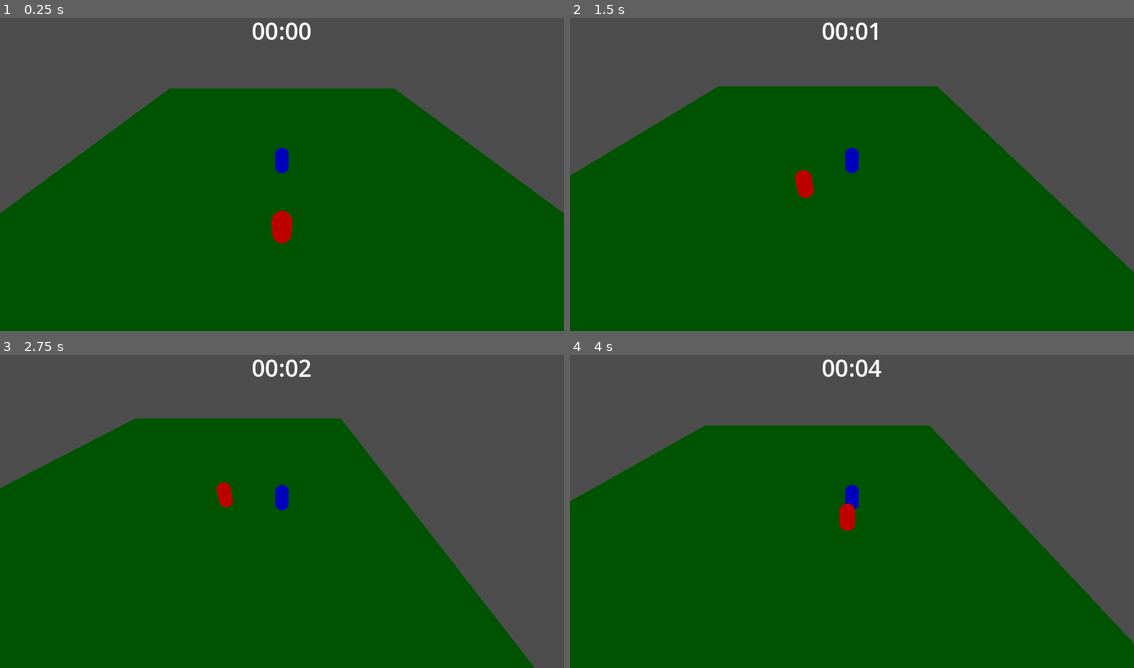
Above: before the commit, frames 1-4 (two rows, left to right).
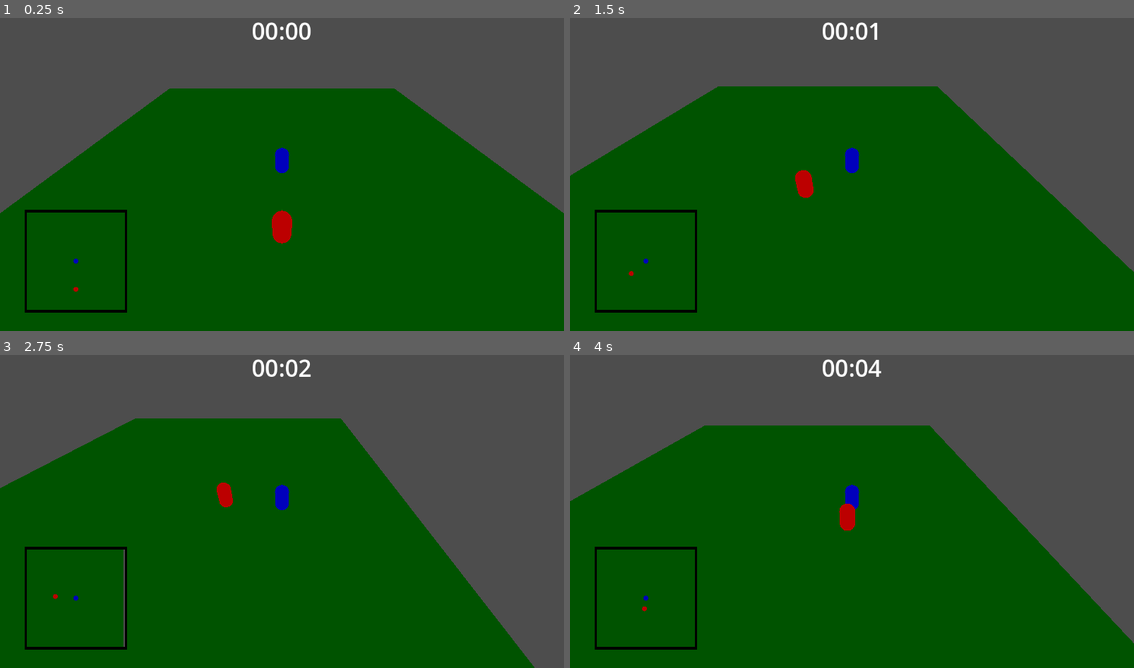
Above: after the commit, the same moments.

Repository: mugrilo18/Enemy-Escape
Game: Godot game, scene res://Scenes/main.tscn
The game is run twice, just before and just after one commit, with the same random seed, the same clock (stepped at 60 frames per second) and the same inputs.
Inputs:
- Up to frame 1 (0.25 s): no input
- Up to frame 2 (1.5 s): hold Right (ui_right) 0.53-1.28 s; hold Down (ui_down) from 1.28 s (still down)
- Up to frame 3 (2.75 s): release Down (ui_down) at 2.03 s; hold Right (ui_right) from 2.03 s (still down)
- Up to frame 4 (4 s): release Right (ui_right) at 2.78 s; hold Up (ui_up) 2.78-3.53 s; hold Left (ui_left) from 3.53 s (still down)

The runs differ from the first frame. In frame 1, 0.6% of the frame differs, in the area x 4-23%, y 61-95%; in frame 2, 0.6%; in frame 3, 0.7%; in frame 4, 0.6%.

Commit message:
Adição de mini mapa

Diff:
--- a/Scenes/main.tscn
+++ b/Scenes/main.tscn
@@ -1,9 +1,10 @@
-[gd_scene load_steps=10 format=3 uid="uid://b3yoax8uww4ve"]
+[gd_scene load_steps=11 format=3 uid="uid://b3yoax8uww4ve"]
 
 [ext_resource type="Script" path="res://Scripts/main.gd" id="1_7dh1f"]
 [ext_resource type="PackedScene" uid="uid://flmdbkvo4lrg" path="res://Scenes/player.tscn" id="1_b0qvk"]
 [ext_resource type="PackedScene" uid="uid://bqfhr4f5nuqpx" path="res://Scenes/enemy.tscn" id="2_mjd0i"]
-[ext_resource type="PackedScene" uid="uid://wqrhgci0la0i" path="res://Scenes/ui.tscn" id="4_e8b73"]
+[ext_resource type="PackedScene" uid="uid://wqrhgci0la0i" path="res://Scenes/timer.tscn" id="4_e8b73"]
+[ext_resource type="PackedScene" uid="uid://cal8rnbl0gk4e" path="res://Scenes/mini_map.tscn" id="5_7v10w"]
 
 [sub_resource type="NavigationMesh" id="NavigationMesh_o25pb"]
 vertices = PackedVector3Array(-16.463, 1, -19.5518, -16.463, 1, 19.4482, 16.537, 1, 19.4482, 16.537, 1, -19.5518)
@@ -51,5 +52,8 @@
 transform = Transform3D(1, 0, 0, 0, 1, 0, 0, 0, 1, 0, 1.50258, 6.22263)
 player = NodePath("../Player")
 
-[node name="UI" parent="." node_paths=PackedStringArray("enemy") instance=ExtResource("4_e8b73")]
+[node name="Timer" parent="." node_paths=PackedStringArray("enemy") instance=ExtResource("4_e8b73")]
 enemy = NodePath("../Enemy")
+
+[node name="MiniMap" parent="." instance=ExtResource("5_7v10w")]
+target = NodePath("../Player")
--- /dev/null
+++ b/Scenes/mini_map.tscn
@@ -0,0 +1,42 @@
+[gd_scene load_steps=2 format=3 uid="uid://cal8rnbl0gk4e"]
+
+[ext_resource type="Script" path="res://Scripts/mini_map.gd" id="1_lxqrq"]
+
+[node name="MiniMap" type="ColorRect"]
+anchors_preset = 2
+anchor_top = 1.0
+anchor_bottom = 1.0
+offset_left = 50.0
+offset_top = -248.0
+offset_right = 260.0
+offset_bottom = -38.0
+grow_vertical = 0
+size_flags_horizontal = 10
+size_flags_vertical = 6
+color = Color(0, 0, 0, 1)
+script = ExtResource("1_lxqrq")
+
+[node name="SubViewportContainer" type="SubViewportContainer" parent="."]
+layout_mode = 1
+anchors_preset = 8
+anchor_left = 0.5
+anchor_top = 0.5
+anchor_right = 0.5
+anchor_bottom = 0.5
+offset_left = -100.0
+offset_top = -100.0
+offset_right = 100.0
+offset_bottom = 100.0
+grow_horizontal = 2
+grow_vertical = 2
+
+[node name="SubViewport" type="SubViewport" parent="SubViewportContainer"]
+handle_input_locally = false
+size = Vector2i(200, 200)
+render_target_update_mode = 4
+
+[node name="Camera3D" type="Camera3D" parent="SubViewportContainer/SubViewport"]
+transform = Transform3D(1, 0, 0, 0, -4.37114e-08, 1, 0, -1, -4.37114e-08, 0, 20, 0)
+projection = 1
+current = true
+size = 20.0
--- a/Scenes/ui.tscn
+++ b/Scenes/timer.tscn
@@ -1,8 +1,8 @@
 [gd_scene load_steps=2 format=3 uid="uid://wqrhgci0la0i"]
 
-[ext_resource type="Script" path="res://Scripts/ui.gd" id="1_e4wum"]
+[ext_resource type="Script" path="res://Scripts/timer.gd" id="1_e4wum"]
 
-[node name="UI" type="Control"]
+[node name="Timer" type="Control"]
 layout_mode = 3
 anchors_preset = 15
 anchor_right = 1.0
--- /dev/null
+++ b/Scripts/mini_map.gd
@@ -0,0 +1,12 @@
+extends ColorRect
+
+@export var target:NodePath
+@export var camera_distance := 20.0
+
+@onready var player := get_node(target)
+@onready var camera := $SubViewportContainer/SubViewport/Camera3D
+
+func _process(delta):
+	if is_instance_valid(player):
+		camera.size = camera_distance
+		camera.position = Vector3(player.position.x, camera_distance, player.position.z)
--- a/Scripts/ui.gd
+++ b/Scripts/timer.gd
@@ -9,10 +9,6 @@
 
 func _ready():
 	timer.start()
-
-func _process(delta):
-	print("%0.2f" % enemy.speed)
-
 
 func _on_timer_timeout():
 	seconds += 1
@@ -30,6 +26,6 @@
 	timerStatus.text = str("%s:%s" % [minuteText, secondText])
 	timer.start()
 
-	#inimigo
+	#Inimigo
 	if seconds % 10 == 0:
 		enemy.speed = enemy.speed * 1.25
--- a/project.godot
+++ b/project.godot
@@ -15,6 +15,10 @@
 config/features=PackedStringArray("4.2", "GL Compatibility")
 config/icon="res://icon.svg"
 
+[display]
+
+window/size/mode=2
+
 [rendering]
 
 renderer/rendering_method="gl_compatibility"
